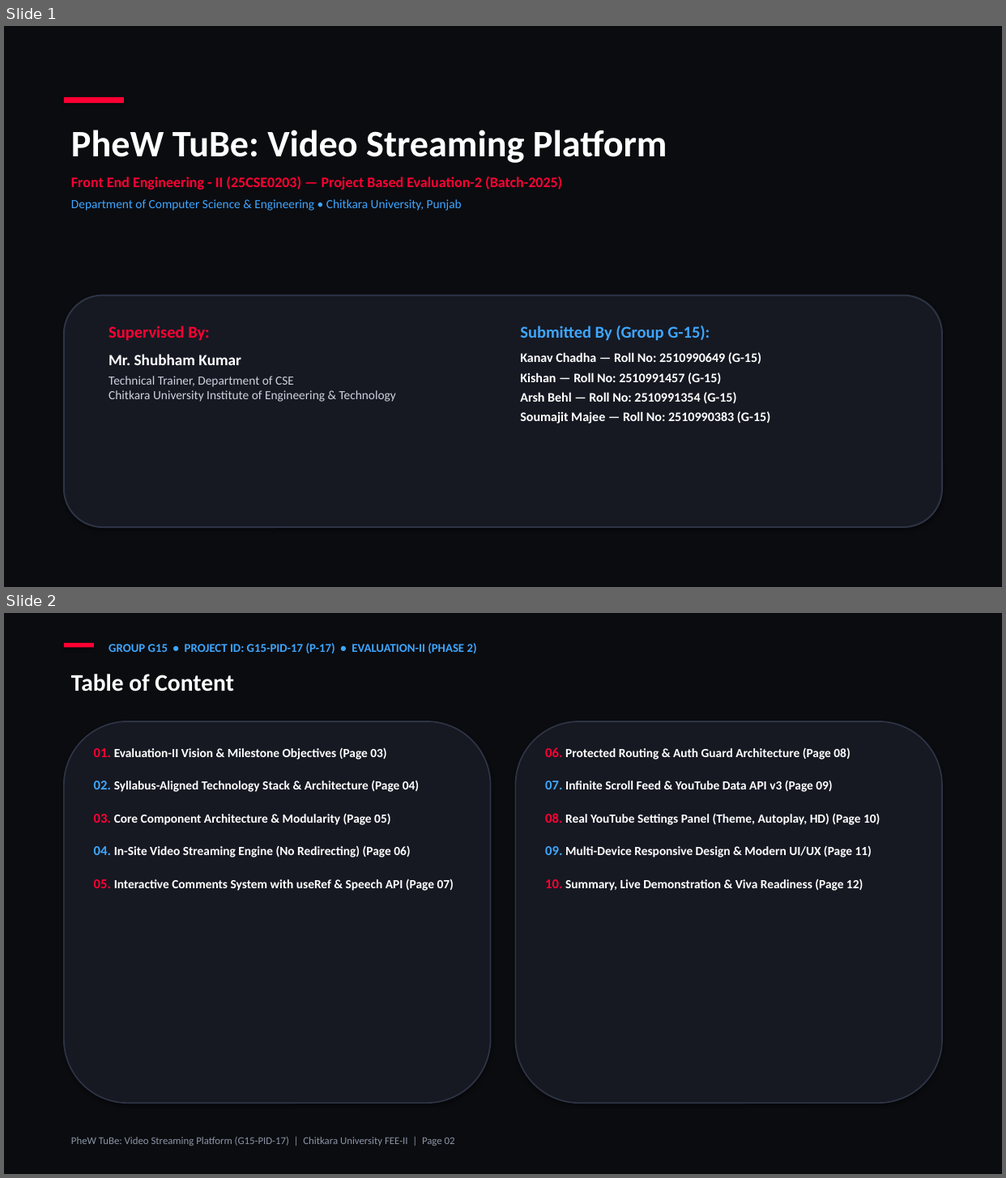
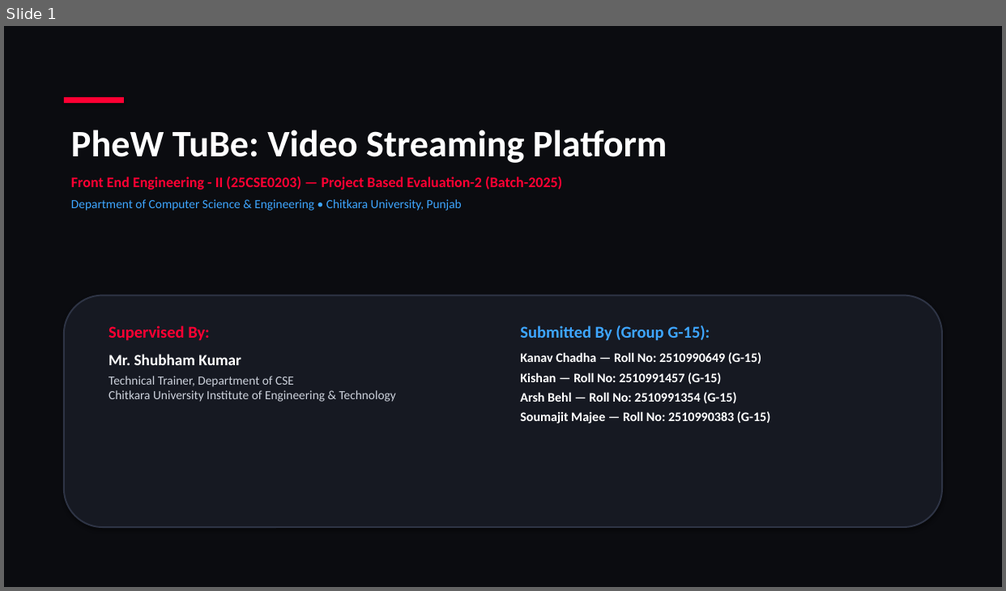
Before and after one commit to kishan-777/Front-End-Engineering_Evaluation-based-project, a slide deck: G15-PID-17.pptx. Shown one above the other, each under a label of ours: slides 1 and 2 before the commit, slide 1 after it. The pictures are 1006x1178 and 1006x591 pixels, drawn with LibreOffice and Linux fonts; fonts in the diff are those of the drawing. Boxes give left, top, right and bottom in pixels: in the first picture for what was removed or moved away, otherwise in the second. Text is boxed around its words. In the diff, an @@ line names an element or a change of style, - is before the commit and + after.

Commit message:
Remove Table of Content slide from PPT and update master PDF

```diff
--- a/G15-PID-17.pptx
+++ b/G15-PID-17.pptx
@@ slide 2 removed at bbox=[4, 613, 1002, 1174], background #FFFFFF @@
@@ rectangle removed at bbox=[4, 613, 1002, 1174] @@
@@ rectangle removed at bbox=[64, 643, 94, 648] @@
@@ text removed at bbox=[108, 643, 477, 653] @@
-GROUP G15 • PROJECT ID: G15-PID-17 (P-17) • EVALUATION-II (PHASE 2)
@@ text removed at bbox=[71, 674, 234, 692] @@
-Table of Content
@@ rounded rectangle removed at bbox=[64, 722, 491, 1103] @@
@@ rounded rectangle removed at bbox=[515, 722, 942, 1103] @@
@@ text removed at bbox=[94, 747, 454, 891] @@
-01. Evaluation-II Vision & Milestone Objectives (Page 03)
-02. Syllabus-Aligned Technology Stack & Architecture (Page 04)
-03. Core Component Architecture & Modularity (Page 05)
-04. In-Site Video Streaming Engine (No Redirecting) (Page 06)
-05. Interactive Comments System with useRef & Speech API (Page 07)
@@ text removed at bbox=[545, 747, 880, 891] @@
-06. Protected Routing & Auth Guard Architecture (Page 08)
-07. Infinite Scroll Feed & YouTube Data API v3 (Page 09)
-08. Real YouTube Settings Panel (Theme, Autoplay, HD) (Page 10)
-09. Multi-Device Responsive Design & Modern UI/UX (Page 11)
-10. Summary, Live Demonstration & Viva Readiness (Page 12)
@@ text removed at bbox=[71, 1137, 455, 1146] @@
-PheW TuBe: Video Streaming Platform (G15-PID-17) | Chitkara University FEE-II | Page 02
```
Also in this commit, not shown: 10 slides changed, 1 other file.
